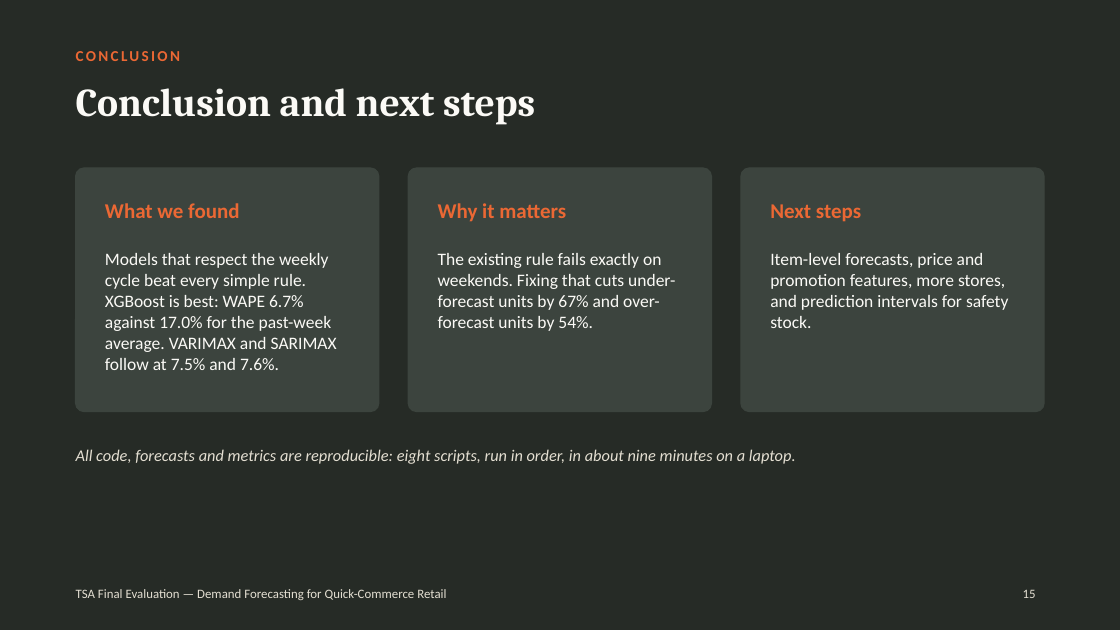
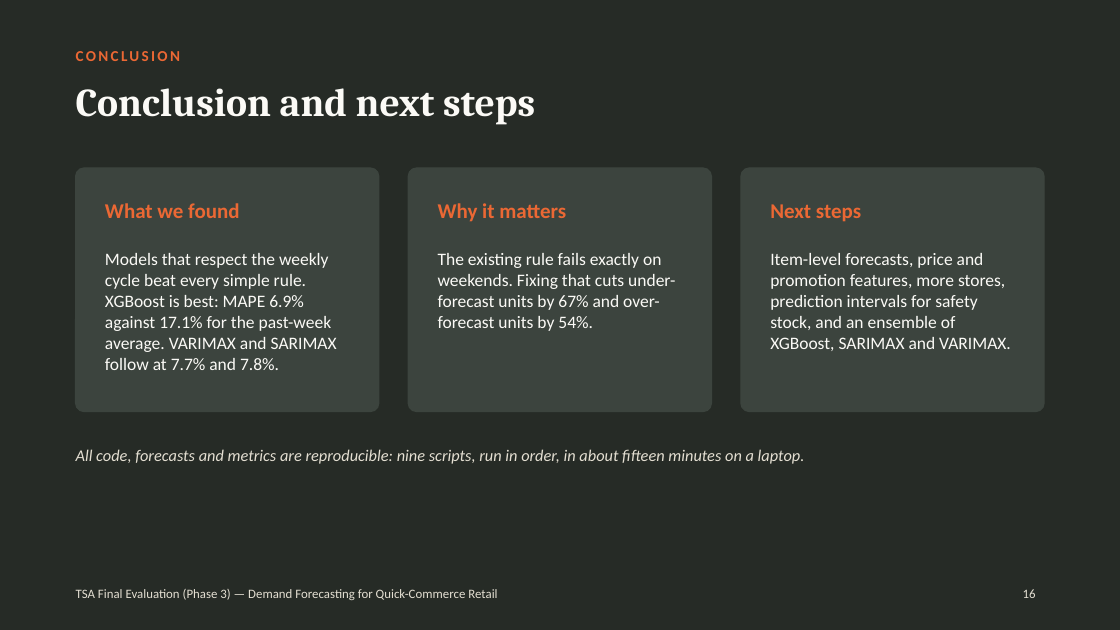
Before and after one commit to anshulmittall/quickcommerce-demand-forecast, a slide deck: slide 16 of slides/Demand Forecasting for Quick-Commerce Retail — TSA Final Presentation.pptx (slide 15 before the commit). Drawn at 1120x630 pixels with LibreOffice and Linux fonts; fonts in the diff are those of the drawing. Boxes give left, top, right and bottom in pixels: in the first picture for what was removed or moved away, otherwise in the second. Text is boxed around its words. In the diff, an @@ line names an element or a change of style, - is before the commit and + after.

Commit message:
Phase 3 final submission: tuning, MAPE and IEEE report
- Tune Prophet, XGBoost and LSTM on a validation year before the test year
- Report RMSE, MAE and MAPE for every method (MAPE skips the zero-sales day)
- Add one-column figures for the report (08_report_figures.py)
- Final report rewritten in IEEE two-column format, final slides updated

```diff
--- a/slides/Demand Forecasting for Quick-Commerce Retail — TSA Final Presentation.pptx
+++ b/slides/Demand Forecasting for Quick-Commerce Retail — TSA Final Presentation.pptx
@@ text at (x1=105, y1=253, x2=337, y2=370): text changed @@
-Models that respect the weekly cycle beat every simple rule. XGBoost is best: WAPE 6.7% against 17.0% for the past-week average. VARIMAX and SARIMAX follow at 7.5% and 7.6%.
+Models that respect the weekly cycle beat every simple rule. XGBoost is best: MAPE 6.9% against 17.1% for the past-week average. VARIMAX and SARIMAX follow at 7.7% and 7.8%.
@@ text at (x1=770, y1=253, x2=1011, y2=351): text changed @@
-Item-level forecasts, price and promotion features, more stores, and prediction intervals for safety stock.
+Item-level forecasts, price and promotion features, more stores, prediction intervals for safety stock, and an ensemble of XGBoost, SARIMAX and VARIMAX.
@@ text at (x1=76, y1=449, x2=805, y2=464): text changed @@
-All code, forecasts and metrics are reproducible: eight scripts, run in order, in about nine minutes on a laptop.
+All code, forecasts and metrics are reproducible: nine scripts, run in order, in about fifteen minutes on a laptop.
@@ text at (x1=76, y1=589, x2=497, y2=600): text changed @@
-TSA Final Evaluation — Demand Forecasting for Quick-Commerce Retail
+TSA Final Evaluation (Phase 3) — Demand Forecasting for Quick-Commerce Retail
@@ page number at (x1=1023, y1=589, x2=1036, y2=598): text changed @@
-15
+16
```
Also in this commit, not shown: 14 other slides changed, 2 slides added, 1 slide removed, 16 other files.
